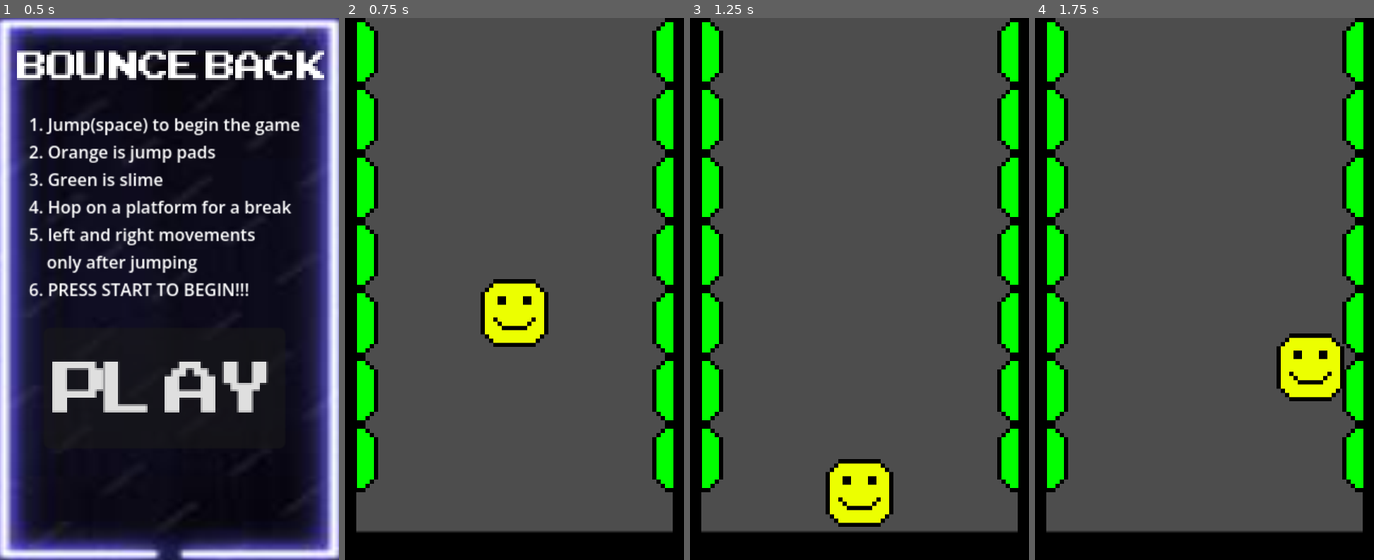
Above: before the commit, frames 1-4 (left to right).
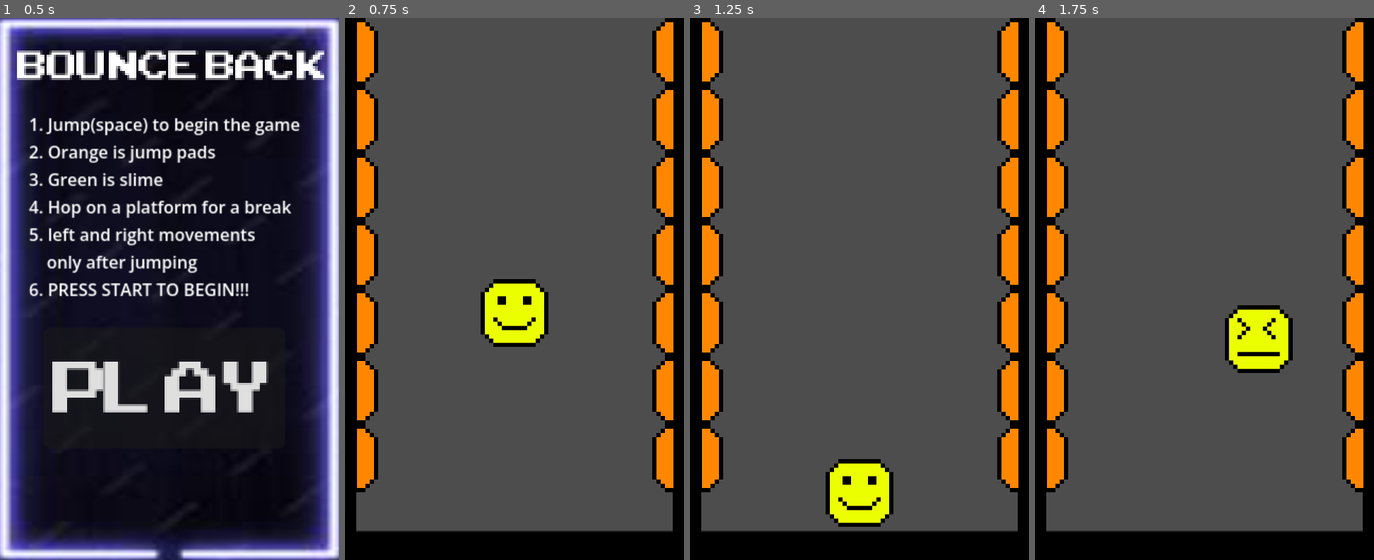
Above: after the commit, the same moments.

Repository: krazybaboon17/BounceBack
Game: Godot game, scene res://assets/scenes/main_menu.tscn
The game is run twice, just before and just after one commit, with the same random seed, the same clock (stepped at 60 frames per second) and the same inputs.
Inputs:
- Up to frame 1 (0.5 s): no input
- Up to frame 2 (0.75 s): click "Play" at 0.5 s
- Up to frame 3 (1.25 s): no input
- Up to frame 4 (1.75 s): hold Right (right) from 1.28 s (still down); hold Space (space) from 1.28 s (still down)

Frame 1 is identical in both runs. In frame 2, 6.8% of the frame differs, in the area x 3-97%, y 0-87%; in frame 3, 6.8%; in frame 4, 11%.

Commit message:
stuff

Diff:
--- a/assets/scripts/main.gd
+++ b/assets/scripts/main.gd
@@ -3,21 +3,25 @@
 var rightBouncer = preload("res://assets/scenes/right_bouncer.tscn")
 var leftSlime = preload("res://assets/scenes/slime_left.tscn")
 var rightSlime = preload("res://assets/scenes/slime_right.tscn")
+var leftBlank = preload("res://blank_left.tscn")
+var rightBlank = preload("res://blank_right.tscn")
 @export var groundNode: PackedScene
 var baseGround = preload("res://assets/scenes/base_ground.tscn")
 var rightGroundNode = preload("res://right_ground.tscn")
 var left_bouncer
 var left_slime
+var right_blank
+var left_blank
 var right_bouncer
 var right_slime
 var left_ground
 var right_ground
 var base_ground
 var tileOptions = ["Bounce", "Slime", "Ground"]
-#var tiles = ["BaseGround", "Bounce", "Bounce", "Bounce", "Bounce", "Bounce", "Bounce", "Bounce"]
-#var rTiles = ["BaseGround", "Bounce", "Bounce", "Bounce", "Bounce", "Bounce", "Bounce", "Bounce"]
-var tiles = ["BaseGround", "Slime", "Slime","Slime","Slime","Slime","Slime","Slime"]
-var rTiles = ["BaseGround", "Slime", "Slime","Slime","Slime","Slime","Slime","Slime"]
+var tiles = ["BaseGround", "Bounce", "Bounce", "Bounce", "Bounce", "Bounce", "Bounce", "Bounce"]
+var rTiles = ["BaseGround", "Bounce", "Bounce", "Bounce", "Bounce", "Bounce", "Bounce", "Bounce"]
+#var tiles = ["BaseGround", "Slime", "Slime","Slime","Slime","Slime","Slime","Slime"]
+#var rTiles = ["BaseGround", "Slime", "Slime","Slime","Slime","Slime","Slime","Slime"]
 var thing = true
 #Array with the order of all the tiles
 #Every n seconds, the first element is popped, to replace with a new, randomly generated one at the top
@@ -62,6 +66,7 @@
 			base_ground.add_to_group("walls")
 			add_child(base_ground)
 
+
 func drawRight():
 	for i in 8:
 
@@ -79,38 +84,51 @@
 			add_child(right_slime)
 		if (rTiles[i] == "Ground"):
 			right_ground = rightGroundNode.instantiate()
-			right_ground.position = Vector2(1, 672 - (i * 96))
+			right_ground.position = Vector2(1, 672 - ((i + 1) * 96))
 			right_ground.add_to_group("walls")
 			add_child(right_ground)
+		if (tiles[i] == "BaseGround"):
+			base_ground = baseGround.instantiate()
+			base_ground.position = Vector2(10, 672 - (i * 96))
+			base_ground.add_to_group("walls")
+			add_child(base_ground)
+
 
 
 
 func _on_timer_timeout() -> void:
-	var num = randf_range(0, 100)
-	var tile
-	if (num < 60):
-		tile = tileOptions[0]
-	elif (num < 90):
-		tile = tileOptions[1]
+	var numL = randf_range(0, 100)
+	var tileL
+	if (numL < 60):
+		tileL = "Bounce"
+	elif (numL < 90):
+		tileL = "Slime"
 	else:
-		tile = tileOptions[2]
+		tileL = "Ground"
+
+	if tileL == "Ground" and tiles.back() == "Ground":
+		tileL = "Bounce"
+
 	tiles.remove_at(0)
-	tiles.append(tile)
+	tiles.append(tileL)
 
-	num = randf_range(0, 100)
-	if (num < 60):
-		tile = tileOptions[0]
-	elif (num < 90):
-		tile = tileOptions[1]
+	var numR = randf_range(0, 100)
+	var tileR
+	if (numR < 60):
+		tileR = "Bounce"
+	elif (numR < 90):
+		tileR = "Slime"
 	else:
-		tile = tileOptions[2]
-	rTiles.remove_at(0)
-	rTiles.append(tile)
+		tileR = "Ground"
+
+	if tileR == "Ground" and rTiles.back() == "Ground":
+		tileR = "Bounce"
 
 	rTiles.remove_at(0)
-	rTiles.append(tile)
+	rTiles.append(tileR)
 
 	for i in get_tree().get_nodes_in_group("walls"):
 		i.queue_free()
+
 	drawRight()
 	drawLeft()
--- a/assets/scripts/player.gd
+++ b/assets/scripts/player.gd
@@ -2,6 +2,7 @@
 var lDirection: float = 0.0
 var isOnSlime = false
 var wallNormalX = 0.0
+var isOnGround = false
 @export var speed: float = 400.0
 @export var gravity: float = 1200.0
 @export var wall_bounce_speed: float = 450.0
@@ -32,7 +33,7 @@
 	else:
 		velocity.x = move_toward(velocity.x, 0, speed * delta * 15)
 
-	var slimeFallSpeed = 50
+	var slimeFallSpeed = 100
 
 
 	for i in get_slide_collision_count():
--- /dev/null
+++ b/blank_left.tscn
@@ -0,0 +1,20 @@
+[gd_scene format=3 uid="uid://dybiwxw21xwdo"]
+
+[ext_resource type="Texture2D" uid="uid://cywawlrl6ei4g" path="res://assets/images/blankLeft.png" id="1_tprx1"]
+
+[sub_resource type="RectangleShape2D" id="RectangleShape2D_o8qdo"]
+size = Vector2(6, 192)
+
+[node name="BlankLeft" type="Area2D" unique_id=1460064070]
+
+[node name="BlankLeft" type="Sprite2D" parent="." unique_id=1323871640]
+position = Vector2(48, 48)
+texture = ExtResource("1_tprx1")
+
+[node name="CollisionShape2D" type="CollisionShape2D" parent="." unique_id=1482244955]
+position = Vector2(3, 96)
+shape = SubResource("RectangleShape2D_o8qdo")
+
+[node name="BlankLeft2" type="Sprite2D" parent="." unique_id=588587656]
+position = Vector2(48, 144)
+texture = ExtResource("1_tprx1")
--- /dev/null
+++ b/blank_right.tscn
@@ -0,0 +1,20 @@
+[gd_scene format=3 uid="uid://cod8m640wldru"]
+
+[ext_resource type="Texture2D" uid="uid://h172aw1b8uks" path="res://assets/images/blankRight.png" id="1_enarv"]
+
+[sub_resource type="RectangleShape2D" id="RectangleShape2D_o8qdo"]
+size = Vector2(6, 192)
+
+[node name="BlankRight" type="Area2D" unique_id=1345942749]
+
+[node name="BlankRight" type="Sprite2D" parent="." unique_id=1943333755]
+position = Vector2(432, 48)
+texture = ExtResource("1_enarv")
+
+[node name="CollisionShape2D" type="CollisionShape2D" parent="." unique_id=687065132]
+position = Vector2(477, 96)
+shape = SubResource("RectangleShape2D_o8qdo")
+
+[node name="BlankRight2" type="Sprite2D" parent="." unique_id=823674152]
+position = Vector2(432, 144)
+texture = ExtResource("1_enarv")
--- a/right_ground.tscn
+++ b/right_ground.tscn
@@ -5,12 +5,12 @@
 [sub_resource type="RectangleShape2D" id="RectangleShape2D_o8qdo"]
 size = Vector2(96, 18)
 
-[node name="RightGround" type="StaticBody2D" unique_id=169319925]
+[node name="RightGround" type="StaticBody2D" unique_id=1616695007]
 
 [node name="BottomPlatform" type="Sprite2D" parent="." unique_id=443957819]
-position = Vector2(432, 48)
+position = Vector2(432, 144)
 texture = ExtResource("1_5l64y")
 
 [node name="CollisionShape2D" type="CollisionShape2D" parent="." unique_id=1613844785]
-position = Vector2(432, 87)
+position = Vector2(432, 183)
 shape = SubResource("RectangleShape2D_o8qdo")
Binary file added: assets/images/blankLeft.png
Not shown, added: assets/images/blankLeft.png.import
Binary file added: assets/images/blankRight.png
Not shown, added: assets/images/blankRight.png.import
